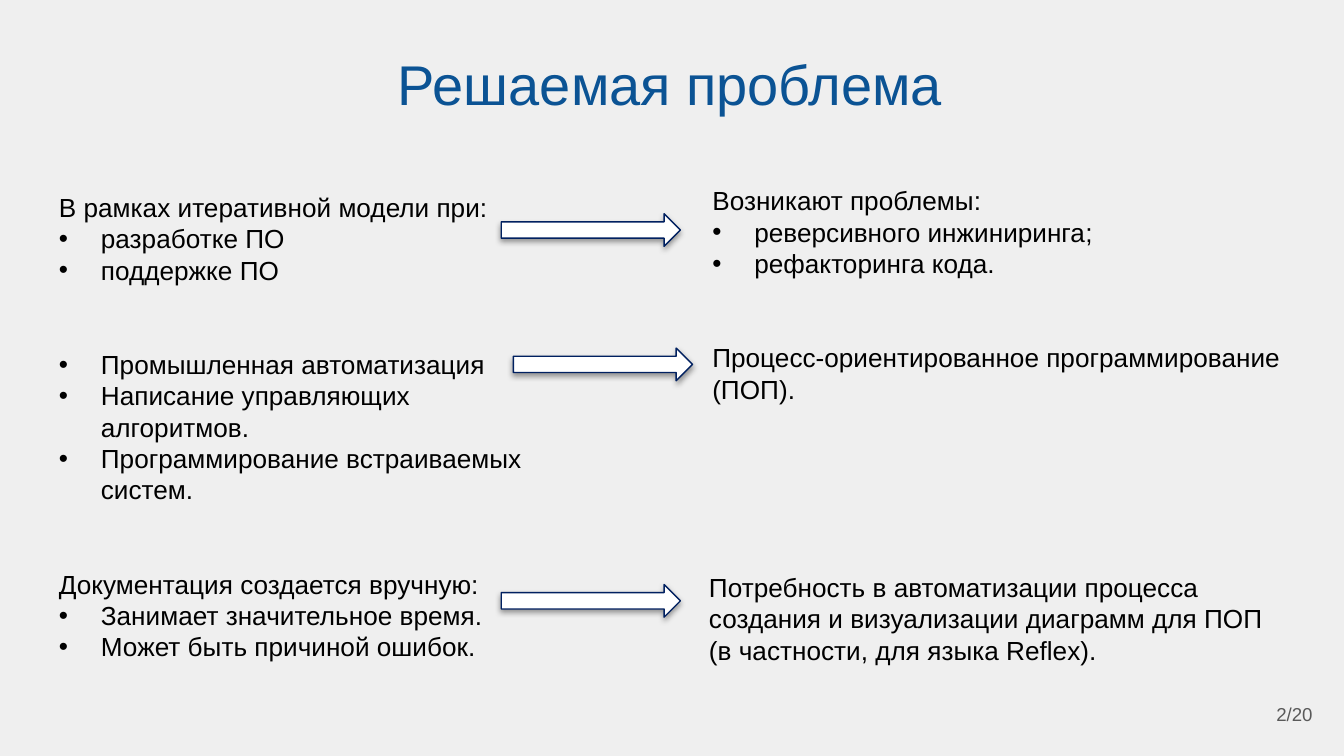
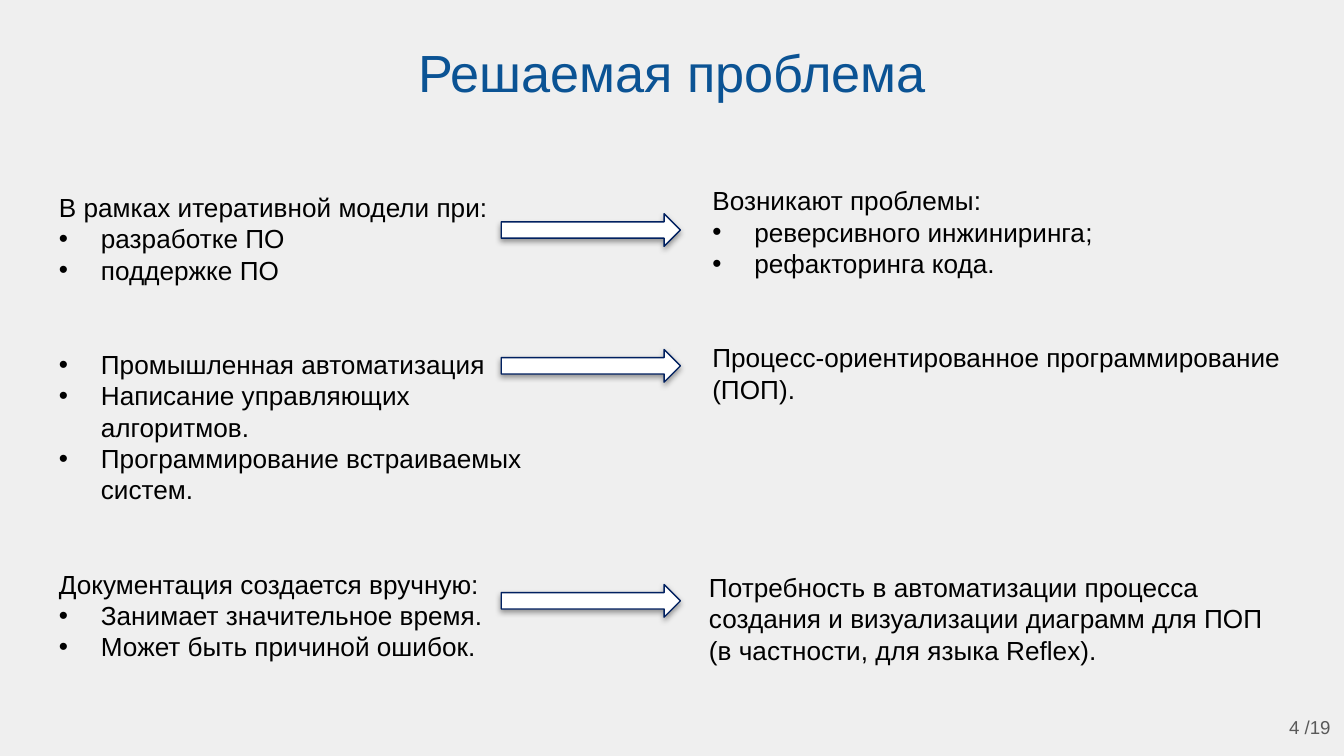
Before and after one commit to Belenkaia/Diagram-visualisation, a slide deck: slide 4 of презентации/МНСК_2.pptx (slide 2 before the commit). Drawn at 1344x756 pixels with LibreOffice and Linux fonts; fonts in the diff are those of the drawing. Boxes give left, top, right and bottom in pixels: in the first picture for what was removed or moved away, otherwise in the second. Text is boxed around its words. In the diff, an @@ line names an element or a change of style, - is before the commit and + after.

```diff
--- a/презентации/МНСК_2.pptx
+++ b/презентации/МНСК_2.pptx
@@ title "Решаемая проблема" moved from (x1=398, y1=64, x2=941, y2=115) to (x1=418, y1=53, x2=926, y2=102) @@
@@ title "Решаемая проблема" at (x1=418, y1=53, x2=926, y2=102): size 30 to 28 pt; vertical alignment bottom to top @@
@@ right arrow moved from (x1=513, y1=348, x2=692, y2=380) to (x1=501, y1=349, x2=680, y2=382) @@
@@ page number removed at (x1=1276, y1=707, x2=1312, y2=721) @@
-2/20
@@ page number added at (x1=1289, y1=720, x2=1331, y2=734), 10 pt, text #595959 @@
+4 /19
```
Also in this commit, not shown: 14 other slides changed, 4 slides added, 33 other files.
